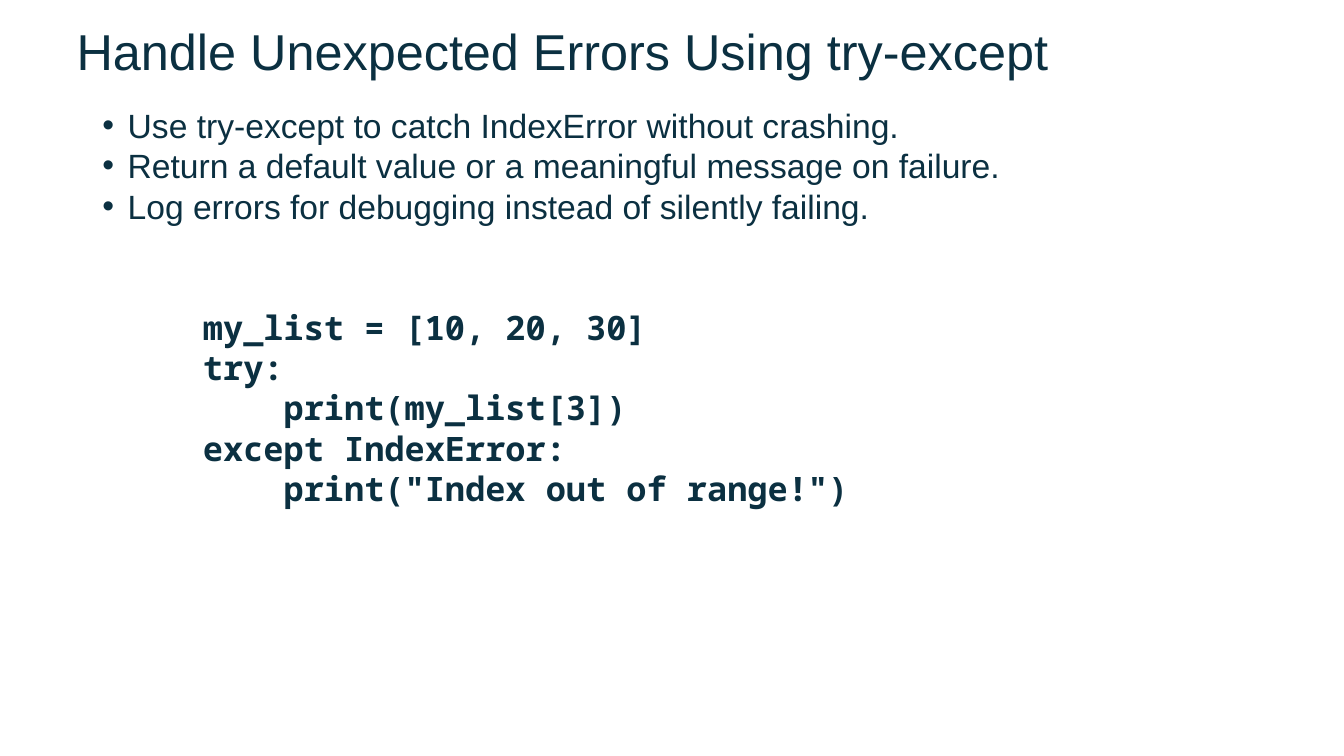
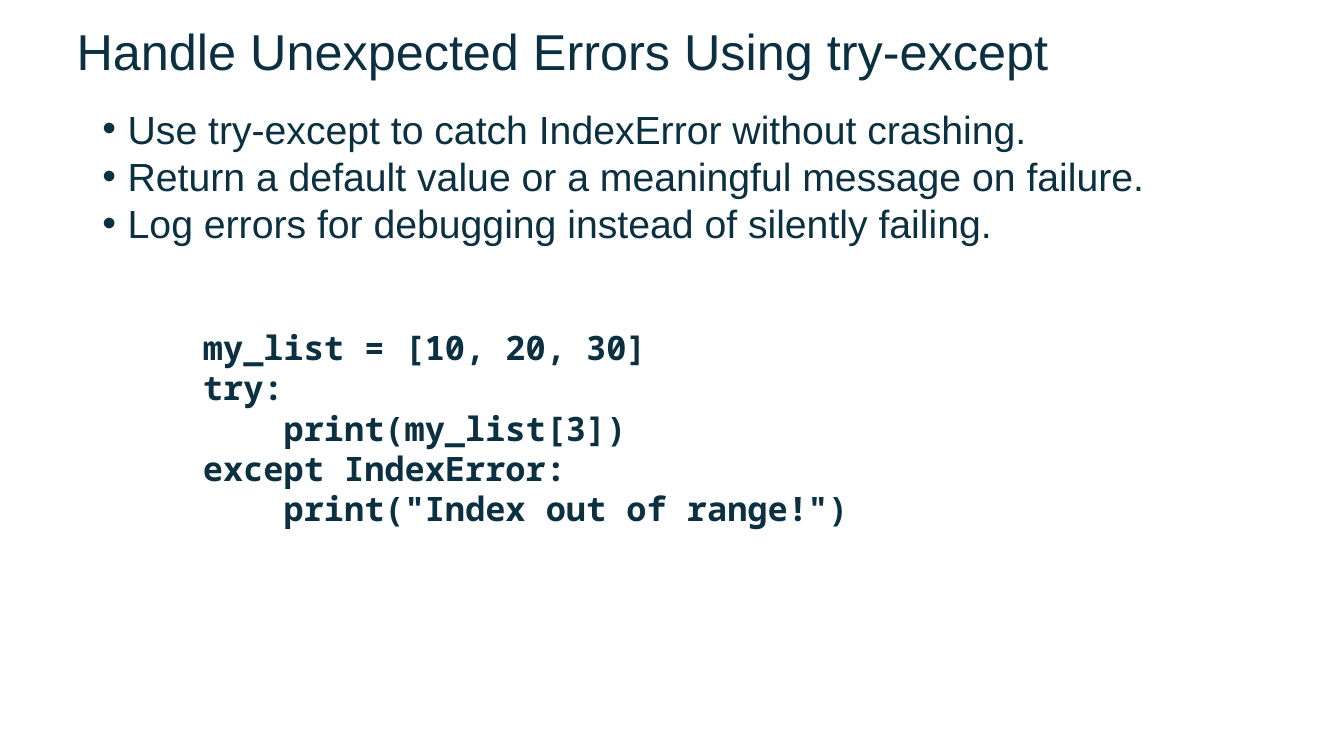
Before and after one commit to FSCJ-FacultyDev/SWC-Columbus-2025, a slide deck: slide 15 of Slides-Day2.pptx. Drawn at 1344x756 pixels with LibreOffice and Linux fonts; fonts in the diff are those of the drawing; background and template pictures are left out. Boxes give left, top, right and bottom in pixels: in the first picture for what was removed or moved away, otherwise in the second. Text is boxed around its words. In the diff, an @@ line names an element or a change of style, - is before the commit and + after.

```diff
--- a/Slides-Day2.pptx
+++ b/Slides-Day2.pptx
@@ text at [128,115,1145,246]: size 24 to 28 pt in "Use try-except to catch IndexError without crashing.", "Return a default value or a meaningful ...", "Log errors for debugging instead of silently ..." @@
```
Also in this commit, not shown: 2 other slides changed, 10 slides added, 1 slide removed, 4 other files.
